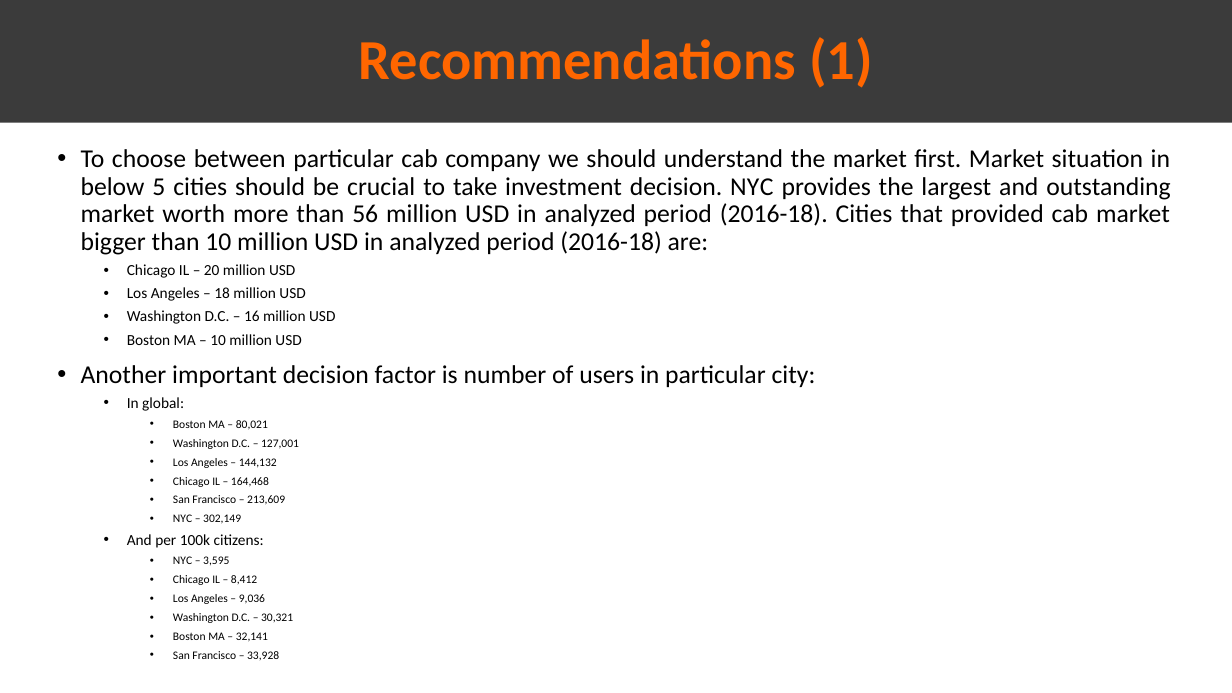
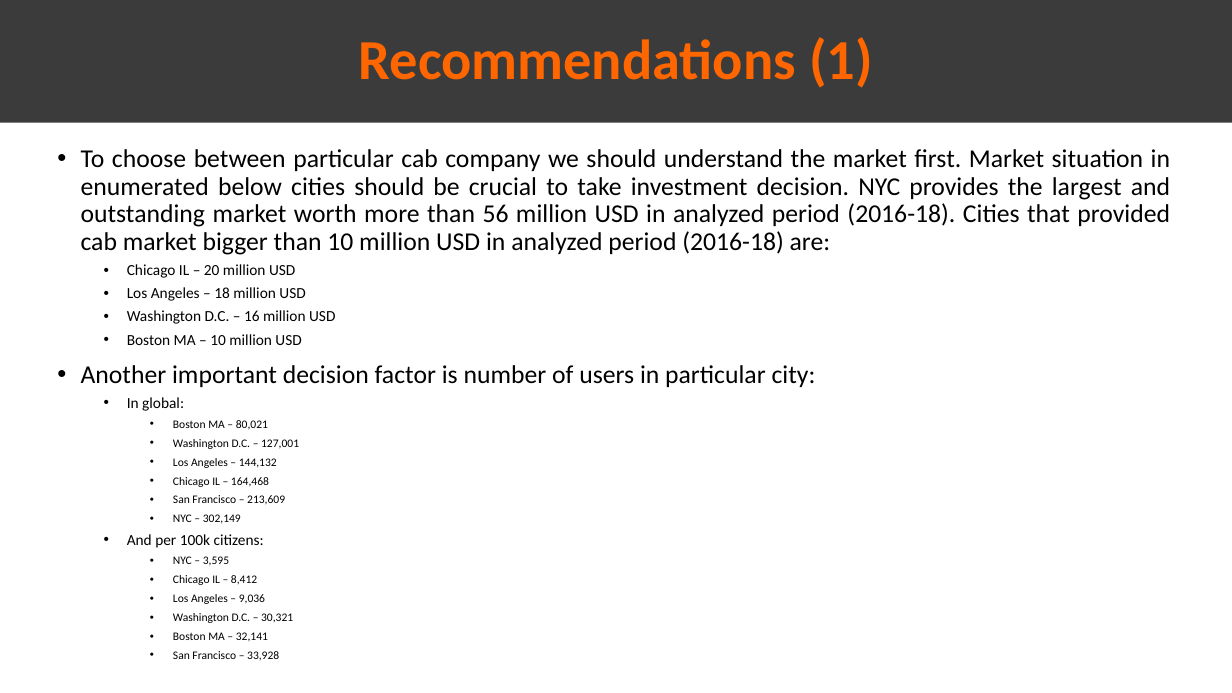
Before and after one commit to DataGlacier/VC, a slide deck: slide 16 of G2M_Cabs/old/Presentation_EDA-Cab.pptx. Drawn at 1232x693 pixels with LibreOffice and Linux fonts; fonts in the diff are those of the drawing. Boxes give left, top, right and bottom in pixels: in the first picture for what was removed or moved away, otherwise in the second. Text is boxed around its words. In the diff, an @@ line names an element or a change of style, - is before the commit and + after.

```diff
--- a/G2M_Cabs/old/Presentation_EDA-Cab.pptx
+++ b/G2M_Cabs/old/Presentation_EDA-Cab.pptx
@@ text at [81, 149, 1170, 255]: text changed @@
-• To choose between particular cab company we should understand the market first. Market situation in below 5 cities should be crucial to take investment decision. NYC provides the largest and outstanding market worth more than 56 million USD in analyzed period (2016-18). Cities that provided cab market bigger than 10 million USD in analyzed period (2016-18) are:
+• To choose between particular cab company we should understand the market first. Market situation in enumerated below cities should be crucial to take investment decision. NYC provides the largest and outstanding market worth more than 56 million USD in analyzed period (2016-18). Cities that provided cab market bigger than 10 million USD in analyzed period (2016-18) are:
```
Also in this commit, not shown: 8 other slides changed, 1 other file.
